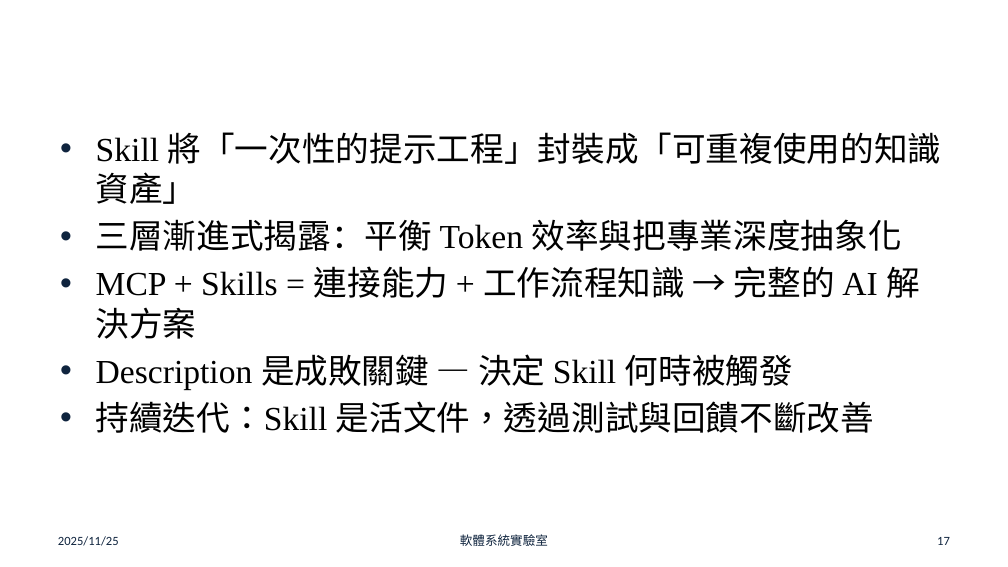
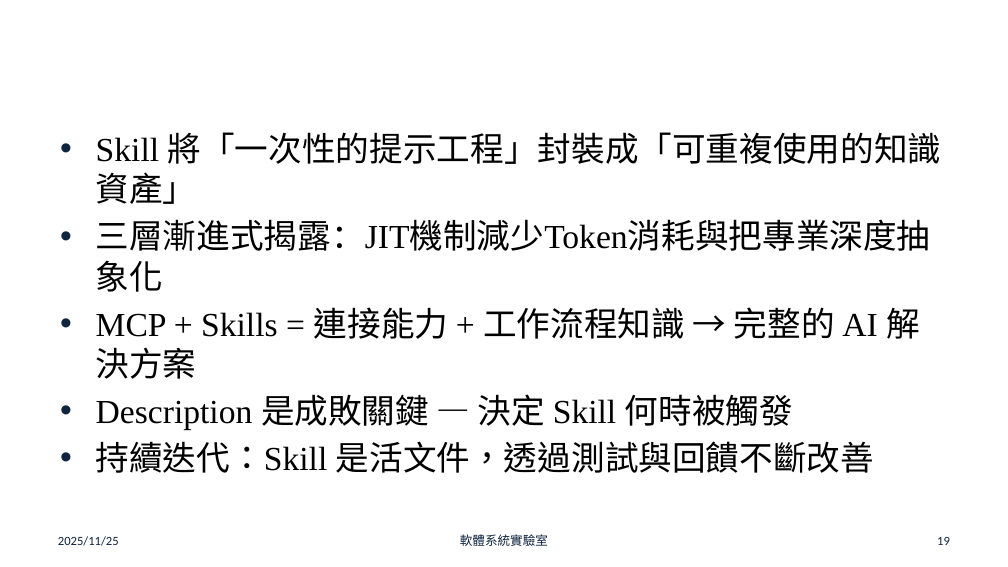
Before and after one commit to chun-wei0413/frank_research, a slide deck: slide 19 of skills/doc/skills-final.pptx (slide 17 before the commit). Drawn at 1008x567 pixels with LibreOffice and Linux fonts; fonts in the diff are those of the drawing; background and template pictures are left out. Boxes give left, top, right and bottom in pixels: in the first picture for what was removed or moved away, otherwise in the second. Text is boxed around its words. In the diff, an @@ line names an element or a change of style, - is before the commit and + after.

```diff
--- a/skills/doc/skills-final.pptx
+++ b/skills/doc/skills-final.pptx
@@ text at <box>96,219,931,251</box>: text changed @@
-• 三層漸進式揭露：平衡 Token 效率與把專業深度抽象化
+• 三層漸進式揭露：JIT機制減少Token消耗與把專業深度抽象化
@@ page number at <box>937,537,950,545</box>: text changed @@
-17
+19
```
Also in this commit, not shown: 5 other slides changed, 2 slides added, 27 other files.
